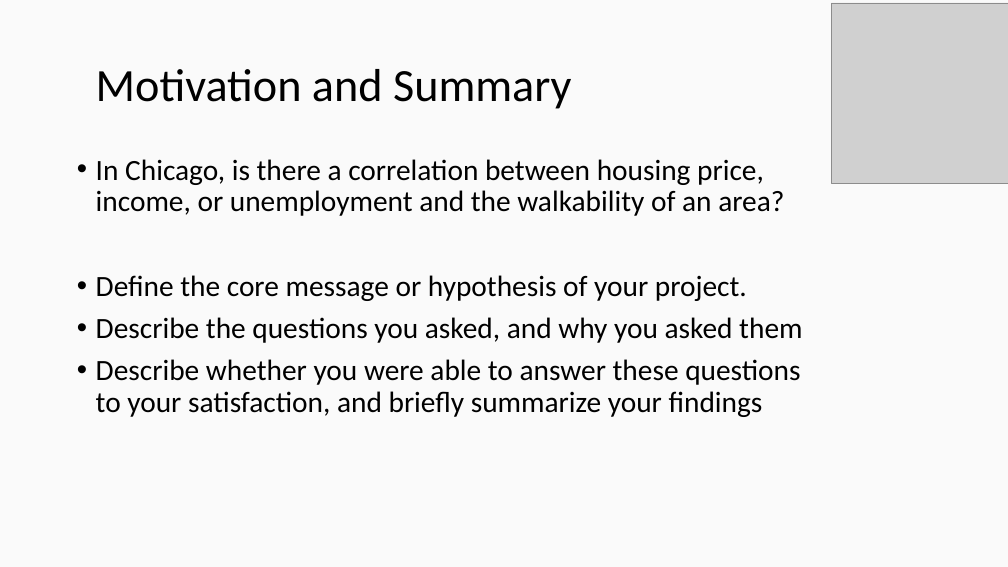
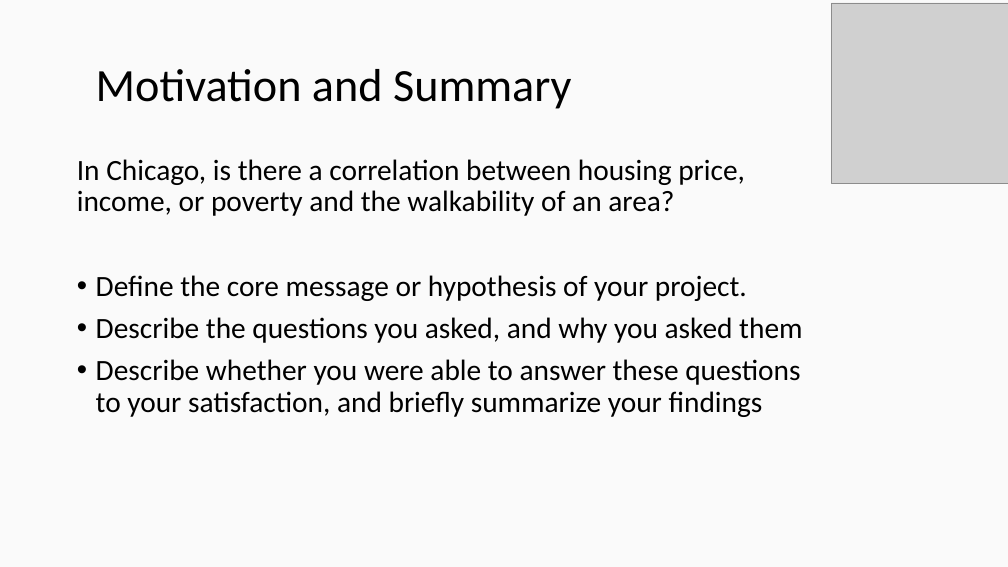
Before and after one commit to coelhofb/Smart-Cities, a slide deck: slide 2 of Smart Cities.pptx. Drawn at 1008x567 pixels with LibreOffice and Linux fonts; fonts in the diff are those of the drawing; grey boxes stand for pictures. Boxes give left, top, right and bottom in pixels: in the first picture for what was removed or moved away, otherwise in the second. Text is boxed around its words. In the diff, an @@ line names an element or a change of style, - is before the commit and + after.

```diff
--- a/Smart Cities.pptx
+++ b/Smart Cities.pptx
@@ text at [77,159,745,216]: text changed @@
-• In Chicago, is there a correlation between housing price, income, or unemployment and the walkability of an area?
+In Chicago, is there a correlation between housing price, income, or poverty and the walkability of an area?
```
Also in this commit, not shown: 2 other slides changed, 2 other files.
